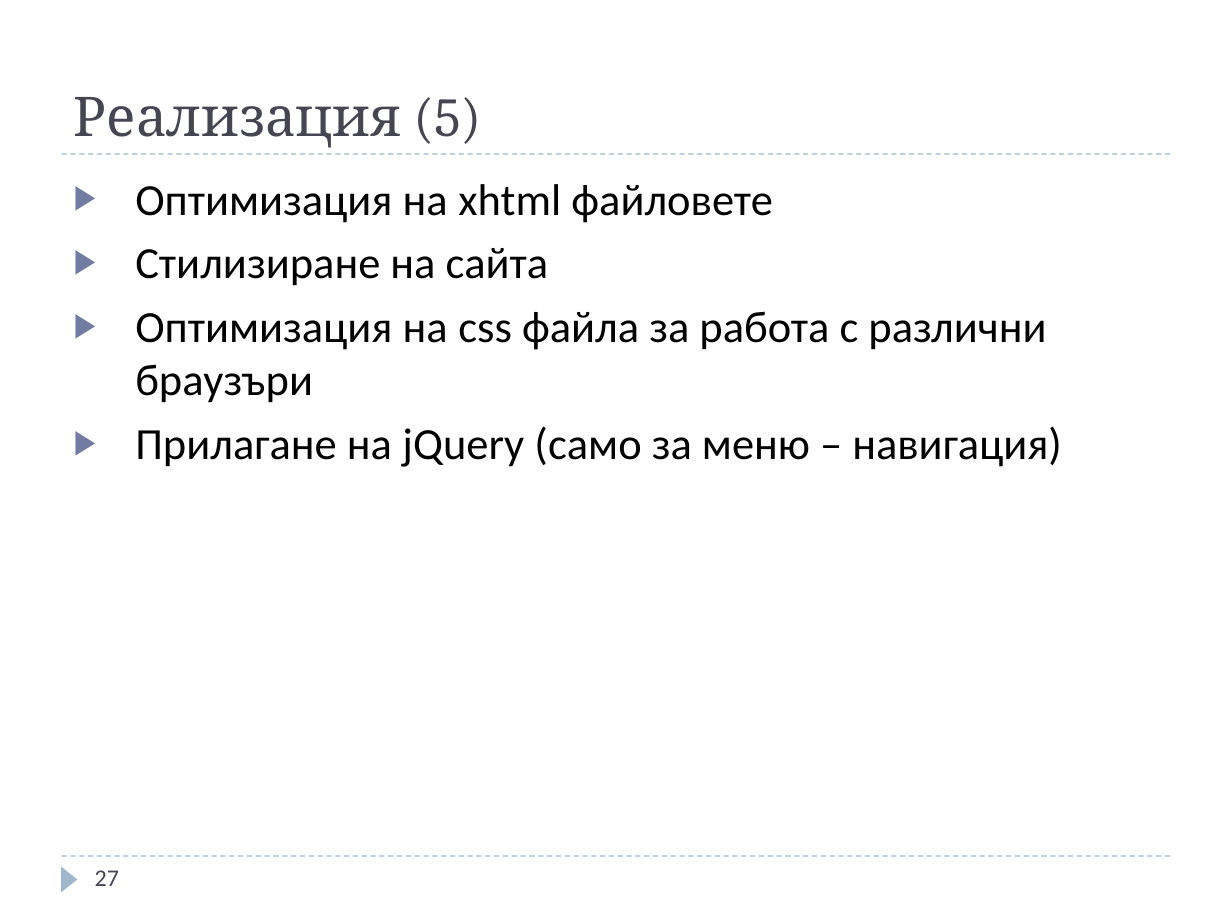
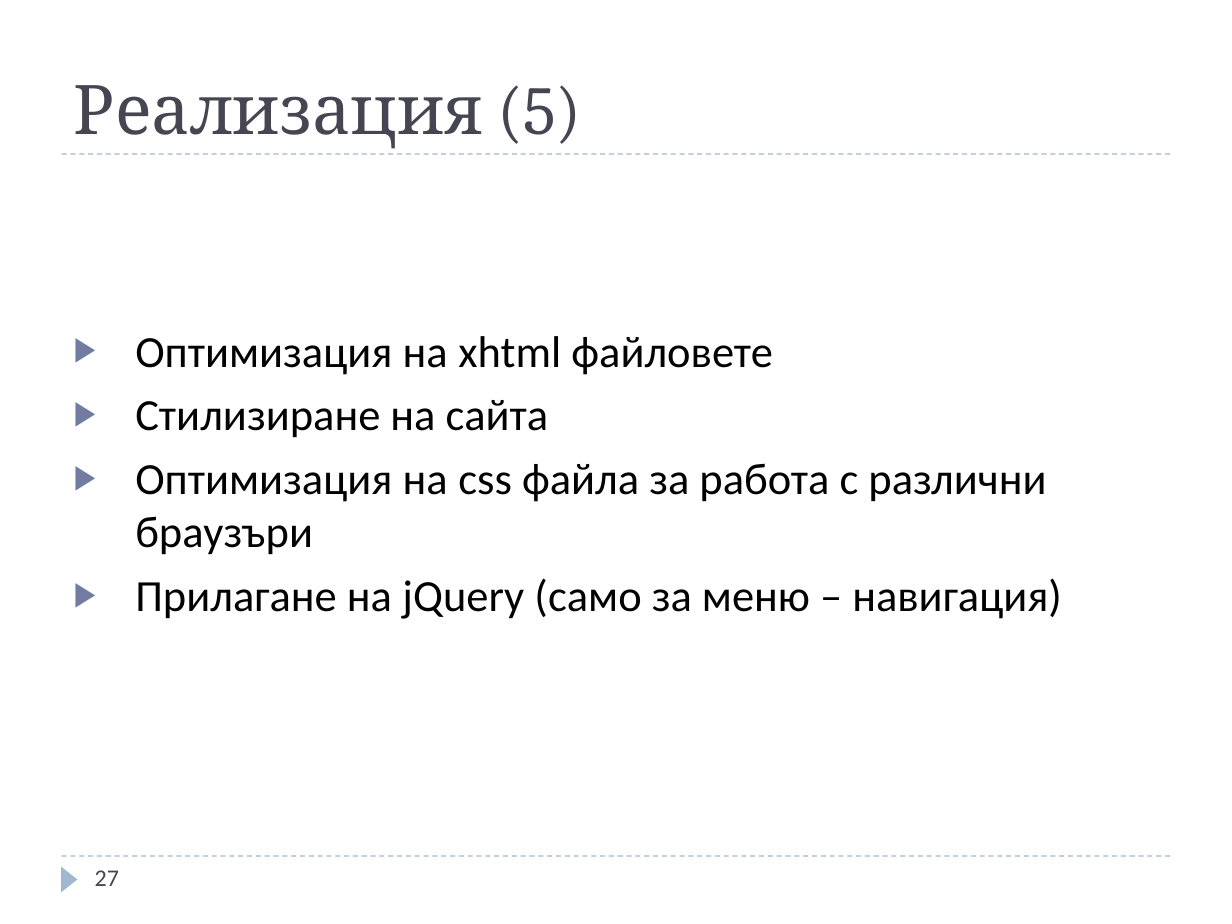
Before and after one commit to jasimcse/team2-strawberry, a slide deck: slide 27 of prezentaciq/venci.ppt. Drawn at 1232x924 pixels with LibreOffice and Linux fonts; fonts in the diff are those of the drawing. Boxes give left, top, right and bottom in pixels: in the first picture for what was removed or moved away, otherwise in the second. Text is boxed around its words. In the diff, an @@ line names an element or a change of style, - is before the commit and + after.

```diff
--- a/prezentaciq/venci.ppt
+++ b/prezentaciq/venci.ppt
@@ title "Реализация (5)" at [74,85,582,149]: size 32 to 40 pt @@
@@ text "Оптимизация на xhtml файловете": place and size @@
-text "Оптимизация на xhtml файловете" at [135,184,1062,467]
+text "Оптимизация на xhtml файловете" at [135,336,1062,619]
```
Also in this commit, not shown: 34 other slides changed.
